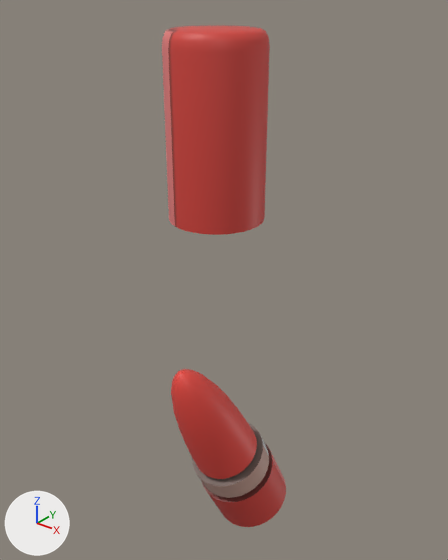
The glTF model models/tools/tool_marker_small.glb as it was, and as the next commit left it.
Before and after are seen from a camera (50 mm lens) standing at (5.86, -7.14, 7.72) and looking at (-0.24, 0.48, 3.0). Every picture has the same lights, and +X, +Y and +Z are marked at lower left.

Objects in the first picture: 'Cap.002', 'Marker.002'.
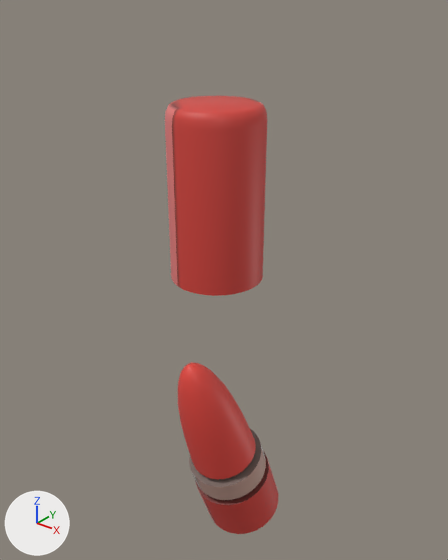
Pixel boxes (x1, y1, x2, y2) of what changed, in the pictures (448 x 560 px):
'Cap.002', moved, turned: before (162, 26, 270, 235); after (165, 96, 267, 296)
'Marker.002', turned: before (171, 369, 286, 527); after (178, 363, 278, 534)

The change, as a diff of the scene's bpy script:
```diff
--- a/models/tools/tool_marker_small.glb.py
+++ b/models/tools/tool_marker_small.glb.py
@@ ob_marker_002 @@
 ob_marker_002.location = (0.0, 0.0, 0.0)
-ob_marker_002.rotation_euler = (0.434, -0.000145, -0.15)  # degrees (25, 0, -8.6)
+ob_marker_002.rotation_euler = (0.331, -0.000642, -0.114)  # degrees (19, 0, -6.5)
 ob_marker_002.scale = (0.5, 0.5, 1.0)
@@ ob_cap_002 @@
 ob_cap_002 = bpy.data.objects.new('Cap.002', me_cylinder_001)
-ob_cap_002.location = (0.0, 0.0, 4.82)
-ob_cap_002.rotation_euler = (0.0, 0.0, -0.116)  # degrees (0, 0, -6.6)
+ob_cap_002.location = (0.0, 0.0, 3.82)
+ob_cap_002.rotation_euler = (0.0, 0.0, -0.0887)  # degrees (0, 0, -5.1)
 ob_cap_002.scale = (0.5, 0.5, 1.0)
```
